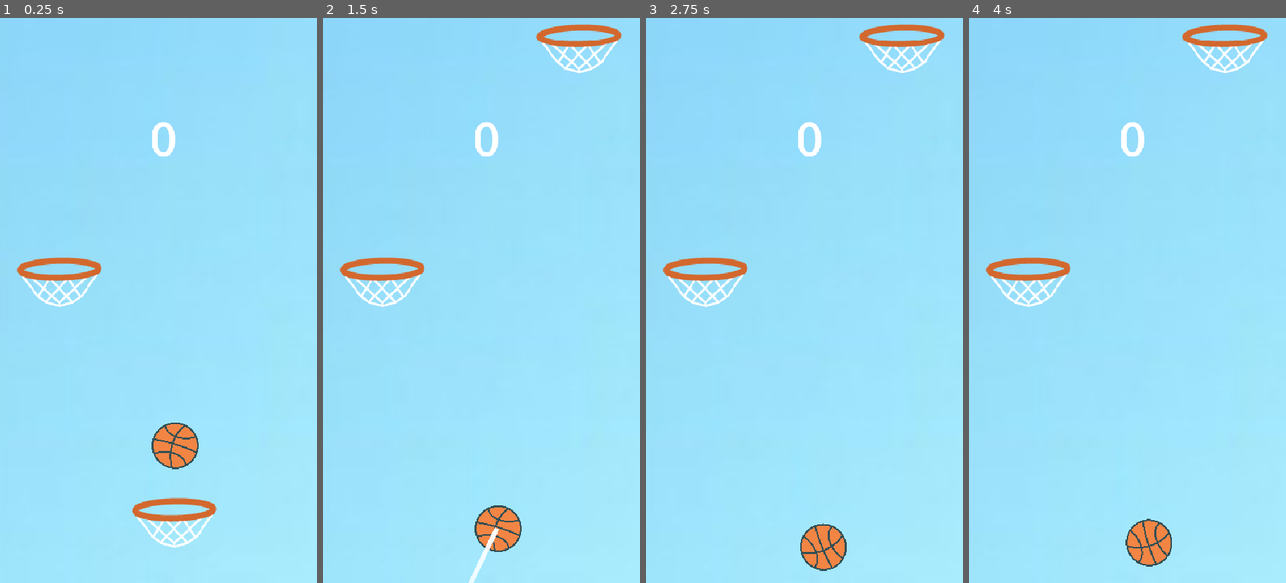
Above: before the commit, frames 1-4 (left to right).
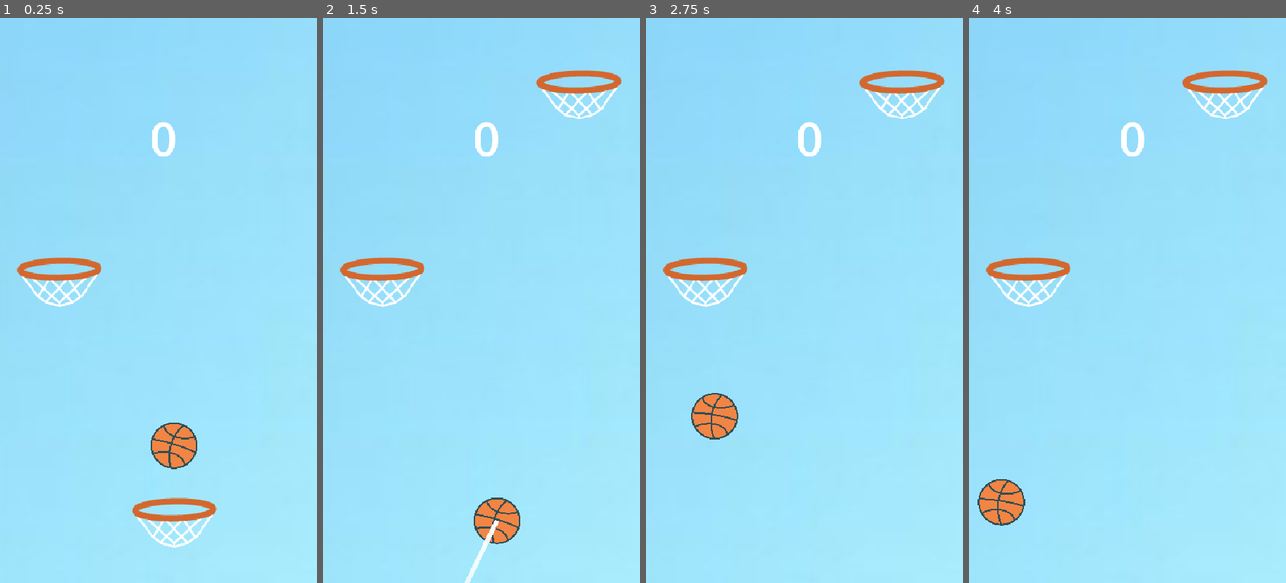
Above: after the commit, the same moments.

Repository: top-it-090304/Mavericks
Game: Godot game, scene res://Scenes/MainScene/main_scene.tscn
Two runs of this game, one before a commit and one after it. Both use one fixed random seed, a clock stepped at 60 frames per second and the inputs below.
Inputs (mouse positions are in pixels of both pictures, inside the frame that each line leads up to):
- Up to frame 1 (0.25 s): no input
- Up to frame 2 (1.5 s): move the mouse to (551, 272) at 0.52 s; click (551, 272) at 0.67 s; drag from (418, 328) to (579, 46) at 1.27 s
- Up to frame 3 (2.75 s): move the mouse to (836, 176) at 2.02 s; click (836, 176) at 2.17 s
- Up to frame 4 (4 s): drag from (1111, 413) to (1029, 277) at 2.77 s; move the mouse to (1222, 385) at 3.52 s; click (1222, 385) at 3.67 s

The runs differ from the first frame. In frame 1, 0.2% of the frame differs, in the area x 47-63%, y 71-80%; in frame 2, 2.8%; in frame 3, 3.9%, in the area x 14-95%, y 1-98%; in frame 4, 3.8%.

Commit message:
Rebuild rings generation

Diff:
--- a/dunkelite/Scenes/Ball_scene/Ball.tscn
+++ b/dunkelite/Scenes/Ball_scene/Ball.tscn
@@ -22,14 +22,13 @@
 
 [node name="ball_sprite" type="Sprite2D" parent="Ball"]
 texture_filter = 1
-position = Vector2(-38, -39)
+position = Vector2(-40, -39)
 scale = Vector2(0.15625, 0.154588)
 texture = ExtResource("1_1lss7")
 centered = false
 
 [node name="CollisionShape2D" type="CollisionShape2D" parent="Ball"]
 light_mask = 2
-position = Vector2(2, 0)
 shape = SubResource("CircleShape2D_bbdtc")
 
 [node name="Trajectory" type="Node2D" parent="."]
--- a/dunkelite/Scenes/Ball_scene/ball.gd
+++ b/dunkelite/Scenes/Ball_scene/ball.gd
@@ -4,15 +4,14 @@
 var dragging: bool = false
 var can_shoot: bool = true
 
-@export var power_multiplier: float = 7.0
-@export var max_force: float = 1600.0
-@export var max_speed: float = 2200.0
+@export var power_multiplier: float = 8.0
+@export var max_force: float = 1800.0
+@export var max_speed: float = 2500.0
 @export var min_drag_distance: float = 20.0
 
 func _input(event: InputEvent) -> void:
 	if not can_shoot:
 		return
-
 	if event is InputEventScreenTouch:
 		if event.pressed:
 			drag_start = event.position
@@ -21,10 +20,8 @@
 			if dragging:
 				shoot(event.position)
 				dragging = false
-
 	if event is InputEventScreenDrag and dragging:
 		_preview_trajectory(event.position)
-
 	if event is InputEventMouseButton and event.button_index == MOUSE_BUTTON_LEFT:
 		if event.pressed:
 			drag_start = event.position
@@ -33,7 +30,6 @@
 			if dragging:
 				shoot(event.position)
 				dragging = false
-
 	if event is InputEventMouseMotion and dragging:
 		_preview_trajectory(event.position)
 
@@ -42,24 +38,21 @@
 	if drag_vector.length() < min_drag_distance:
 		clear_trajectory()
 		return
-
 	can_shoot = false
 	dragging = false
-
 	var force = drag_vector * power_multiplier
 	force.y *= 1.1
 	force.x *= 0.95
 	if force.length() > max_force:
 		force = force.normalized() * max_force
-
 	freeze = false
 	linear_velocity = Vector2.ZERO
-	angular_velocity = 30.0
+	angular_velocity = 0.0
 	apply_central_impulse(force)
 	clear_trajectory()
 
 func on_goal() -> void:
-	freeze = true
+	set_deferred("freeze", true)
 	can_shoot = false
 	dragging = false
 	clear_trajectory()
@@ -67,10 +60,7 @@
 	angular_velocity = 0.0
 
 func enable_shoot() -> void:
-	freeze = false
 	can_shoot = true
-	linear_velocity = Vector2.ZERO
-	angular_velocity = 0.0
 
 func _preview_trajectory(current_pos: Vector2) -> void:
 	var drag_vector = drag_start - current_pos
@@ -93,12 +83,10 @@
 	gradient.set_color(1, Color(1, 1, 1, 0.0))
 	line.gradient = gradient
 	add_child(line)
-
 	var point_count = 6
 	var time_step = 0.06
 	var velocity = force / mass
 	var gravity = Vector2(0, ProjectSettings.get_setting("physics/2d/default_gravity")) * gravity_scale
-
 	for i in range(point_count):
 		var t = i * time_step
 		var pos = velocity * t + 0.5 * gravity * t * t
@@ -112,4 +100,4 @@
 func _physics_process(_delta: float) -> void:
 	if linear_velocity.length() > max_speed:
 		linear_velocity = linear_velocity.normalized() * max_speed
-	angular_velocity = clamp(angular_velocity, -1000.0, 1000.0)
+	angular_velocity = 0.0
--- a/dunkelite/Scenes/MainScene/main_scene.gd
+++ b/dunkelite/Scenes/MainScene/main_scene.gd
@@ -1,6 +1,5 @@
 extends Node2D
 
-const POOL_SIZE = 2
 const RING_SPACING_MIN = 300
 const RING_SPACING_MAX = 420
 const RING_SCENE = preload("res://Scenes/Ring/Ring.tscn")
@@ -13,6 +12,7 @@
 var score: int = 0
 var active_ring: Ring
 var next_ring: Ring
+var hidden_ring: Ring
 var _next_side: int = 0
 var _is_first_ring: bool = true
 
@@ -27,44 +27,57 @@
 	_setup_rings()
 
 func _build_pool() -> void:
-	for i in POOL_SIZE:
+	for i in 3:
 		var ring = RING_SCENE.instantiate() as Ring
 		ring_pool_node.add_child(ring)
 		if i == 0:
 			active_ring = ring
+		elif i == 1:
+			next_ring = ring
 		else:
-			next_ring = ring
+			hidden_ring = ring
 
 func _setup_rings() -> void:
 	active_ring.position = Vector2(
 		ball.global_position.x,
 		ball.global_position.y + 150
 	)
+	active_ring.visible = true
 	active_ring.goal_scored.connect(_on_goal_scored)
+
 	next_ring.position = Vector2(
 		_get_next_x(),
 		active_ring.position.y - randf_range(RING_SPACING_MIN, RING_SPACING_MAX)
 	)
+	next_ring.visible = true
+
+	hidden_ring.position = Vector2(
+		_get_next_x(),
+		next_ring.position.y - randf_range(RING_SPACING_MIN, RING_SPACING_MAX)
+	)
+	hidden_ring.visible = false
 
 func _on_goal_scored() -> void:
 	if _is_first_ring:
 		_is_first_ring = false
 		active_ring.goal_scored.disconnect(_on_goal_scored)
+		active_ring.visible = false
+		active_ring.reset()
 		var old_active = active_ring
 		active_ring = next_ring
 		active_ring.goal_scored.connect(_on_goal_scored)
-		old_active.reset()
-		old_active.position = Vector2(
+		next_ring = hidden_ring
+		next_ring.visible = true
+		hidden_ring = old_active
+		hidden_ring.position = Vector2(
 			_get_next_x(),
-			active_ring.position.y - randf_range(RING_SPACING_MIN, RING_SPACING_MAX)
+			next_ring.position.y - randf_range(RING_SPACING_MIN, RING_SPACING_MAX)
 		)
-		next_ring = old_active
 		ball.enable_shoot()
 		return
 
 	ball.on_goal()
-
-	active_ring.get_node("GoalZone").monitoring = false
+	active_ring.get_node("GoalZone").set_deferred("monitoring", false)
 
 	var tween = create_tween()
 	tween.tween_property(
@@ -80,18 +93,20 @@
 	score_label.text = str(score)
 
 	active_ring.goal_scored.disconnect(_on_goal_scored)
+	active_ring.visible = false
+	active_ring.reset()
+	active_ring.get_node("GoalZone").set_deferred("monitoring", true)
+
 	var old_active = active_ring
 	active_ring = next_ring
 	active_ring.goal_scored.connect(_on_goal_scored)
-	old_active.reset()
-
-	old_active.get_node("GoalZone").monitoring = true
-
-	old_active.position = Vector2(
+	next_ring = hidden_ring
+	next_ring.visible = true
+	hidden_ring = old_active
+	hidden_ring.position = Vector2(
 		_get_next_x(),
-		active_ring.position.y - randf_range(RING_SPACING_MIN, RING_SPACING_MAX)
+		next_ring.position.y - randf_range(RING_SPACING_MIN, RING_SPACING_MAX)
 	)
-	next_ring = old_active
 
 	ball.enable_shoot()
 
--- a/dunkelite/Scenes/Ring/Ring.tscn
+++ b/dunkelite/Scenes/Ring/Ring.tscn
@@ -10,7 +10,7 @@
 radius = 9.0
 
 [sub_resource type="RectangleShape2D" id="RectangleShape2D_cllql"]
-size = Vector2(103, 10)
+size = Vector2(103, 5)
 
 [node name="Ring" type="Node2D"]
 script = ExtResource("1_cllql")
@@ -35,5 +35,5 @@
 [node name="GoalZone" type="Area2D" parent="."]
 
 [node name="CollisionShape2D" type="CollisionShape2D" parent="GoalZone"]
-position = Vector2(0, 3)
+position = Vector2(0, -3.5)
 shape = SubResource("RectangleShape2D_cllql")
--- a/dunkelite/Scenes/Ring/ring.gd
+++ b/dunkelite/Scenes/Ring/ring.gd
@@ -17,12 +17,8 @@
 		return
 	if body.linear_velocity.y < 0:
 		return
-
 	_goal_allowed = false
 	goal_scored.emit()
 
-	await get_tree().create_timer(0.8).timeout
-	reset()
-
 func reset() -> void:
 	_goal_allowed = true
